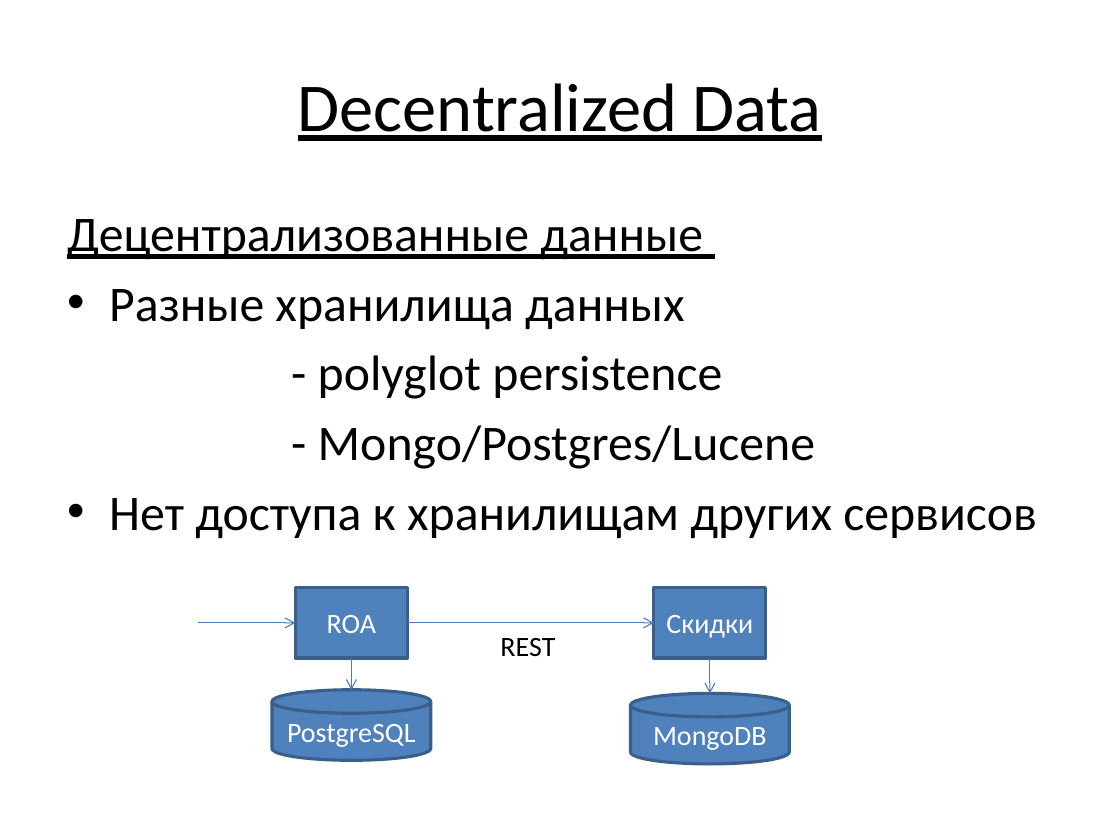
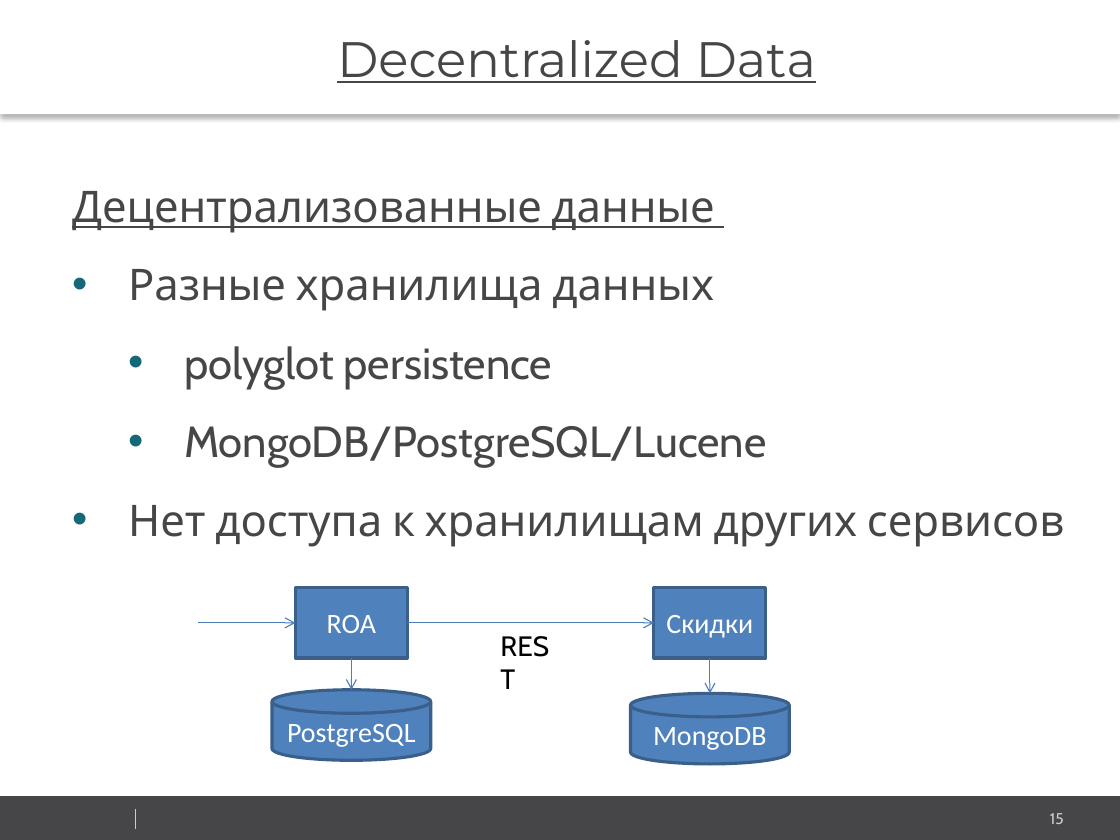
Before and after one commit to vitali-kviatkouski/personal, a slide deck: slide 15 of Microservices.pptx (slide 14 before the commit). Drawn at 1120x840 pixels with LibreOffice and Linux fonts; fonts in the diff are those of the drawing; background and template pictures are left out. Boxes give left, top, right and bottom in pixels: in the first picture for what was removed or moved away, otherwise in the second. Text is boxed around its words. In the diff, an @@ line names an element or a change of style, - is before the commit and + after.

```diff
--- a/Microservices.pptx
+++ b/Microservices.pptx
@@ text "Decentralized Data": place and size @@
-text "Decentralized Data" at <box>298,83,821,141</box>
+text "Decentralized Data" at <box>0,0,1120,114</box>
@@ text "Decentralized Data" at <box>0,0,1120,114</box>: size 44 to 32 pt, font Calibri to Montserrat, text colour #000000 to #464547; more space between paragraphs; fill none to #FFFFFF; shadow on @@
@@ text "Децентрализованные данные": place and size @@
-text "Децентрализованные данные" at <box>67,219,1037,539</box>
+text "Децентрализованные данные" at <box>72,191,1064,547</box>
@@ text at <box>72,191,1064,547</box>: size 32 to 28 pt, font Calibri to Cabin, text colour #000000 to #464547 in "Децентрализованные данные", "Разные хранилища данных", "Нет доступа к хранилищам других сервисов"; line spacing 1 to 1.5; less space between paragraphs; indent changed @@
@@ text at <box>184,346,766,468</box>: text changed; size 32 to 28 pt; font Calibri to Cabin; text colour #000000 to #464547 @@
-- polyglot persistence
-- Mongo/Postgres/Lucene
+  • polyglot persistence
+  • MongoDB/PostgreSQL/Lucene
@@ text "REST" at <box>489,623,568,668</box>: font Calibri to Cabin @@
@@ rectangle added at <box>0,796,1120,840</box>, fill #464547 @@
@@ line added from (136, 809) to (136, 829), #CCCCCC 0.25 pt @@
@@ page number added at <box>1050,813,1064,824</box>, 10 pt, text #CCCCCC @@
+15
```
Also in this commit, not shown: 21 other slides changed, 20 slides added, 3 slides removed, 3 other files.
